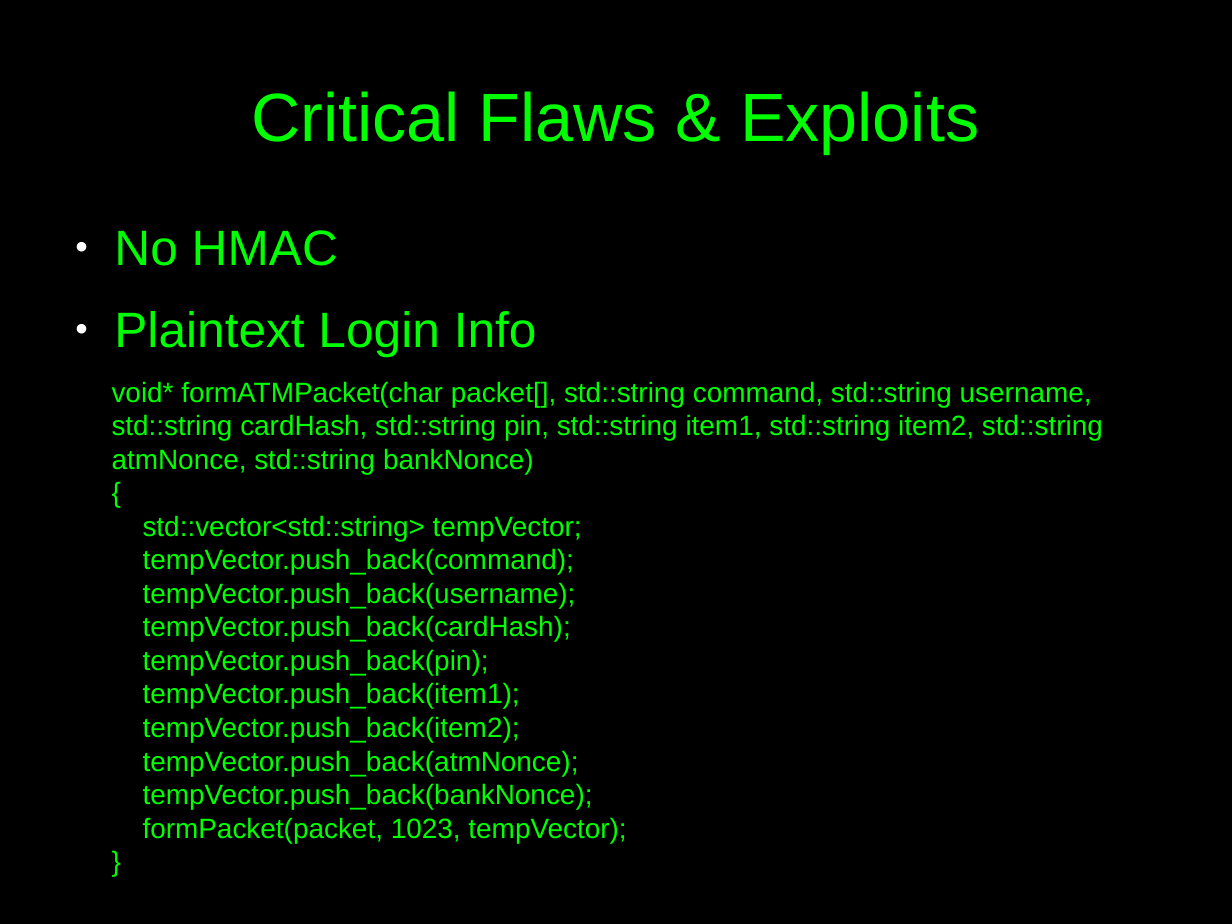
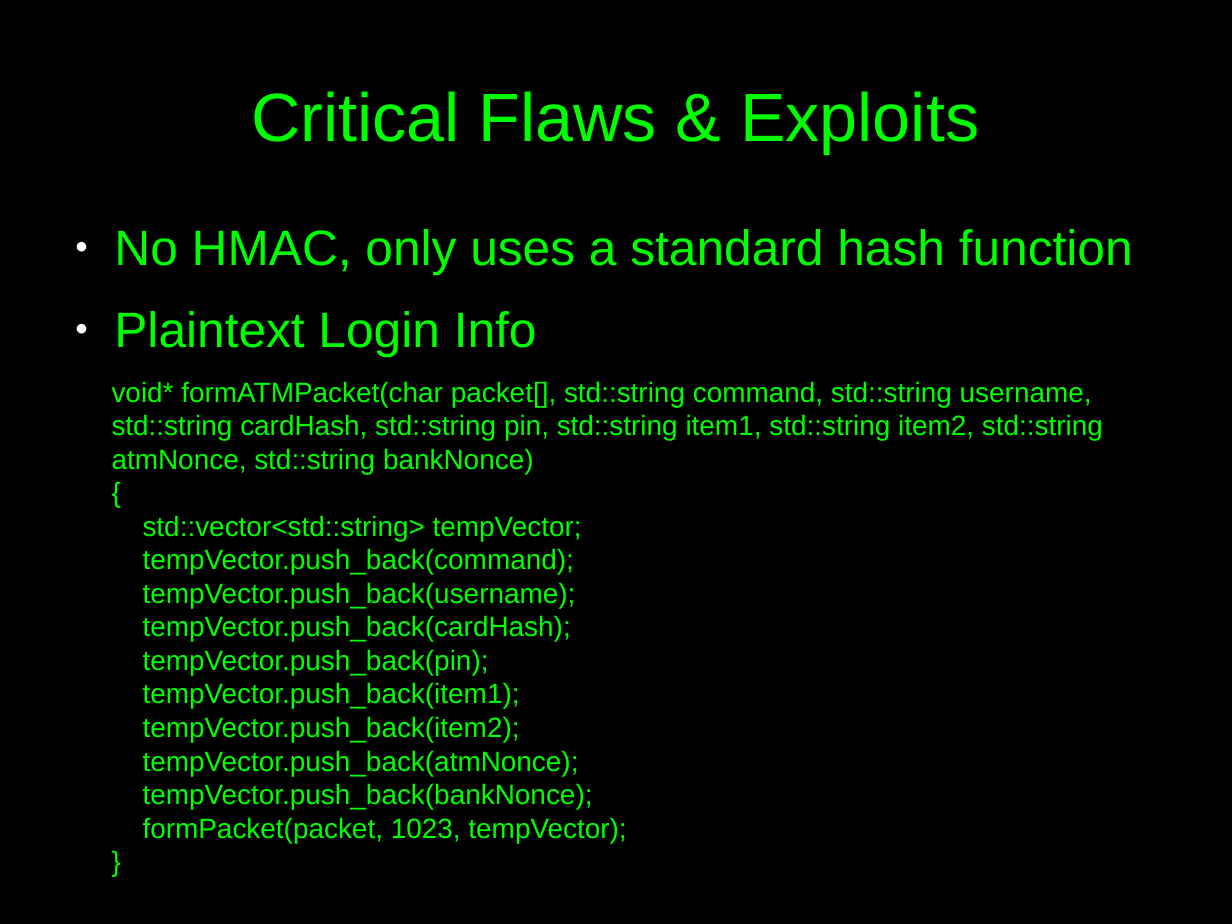
Before and after one commit to c00w/Crypto-Final-Project, a slide deck: slide 8 of Attack Presentation.odp (slide 7 before the commit). Drawn at 1232x924 pixels with LibreOffice and Linux fonts; fonts in the diff are those of the drawing. Boxes give left, top, right and bottom in pixels: in the first picture for what was removed or moved away, otherwise in the second. Text is boxed around its words. In the diff, an @@ line names an element or a change of style, - is before the commit and + after.

```diff
--- a/Attack Presentation.odp
+++ b/Attack Presentation.odp
@@ text at bbox=[114, 229, 1133, 275]: text changed @@
-● No HMAC
+● No HMAC, only uses a standard hash function
```
Also in this commit, not shown: 2 other slides changed, 1 slide added.
